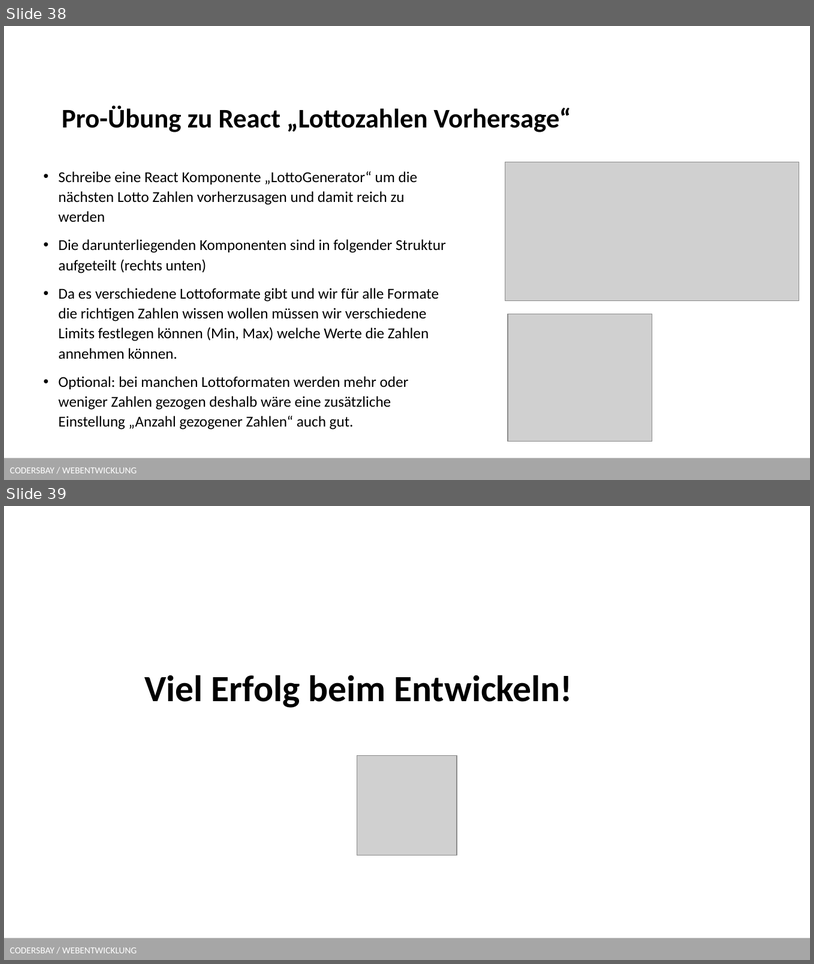
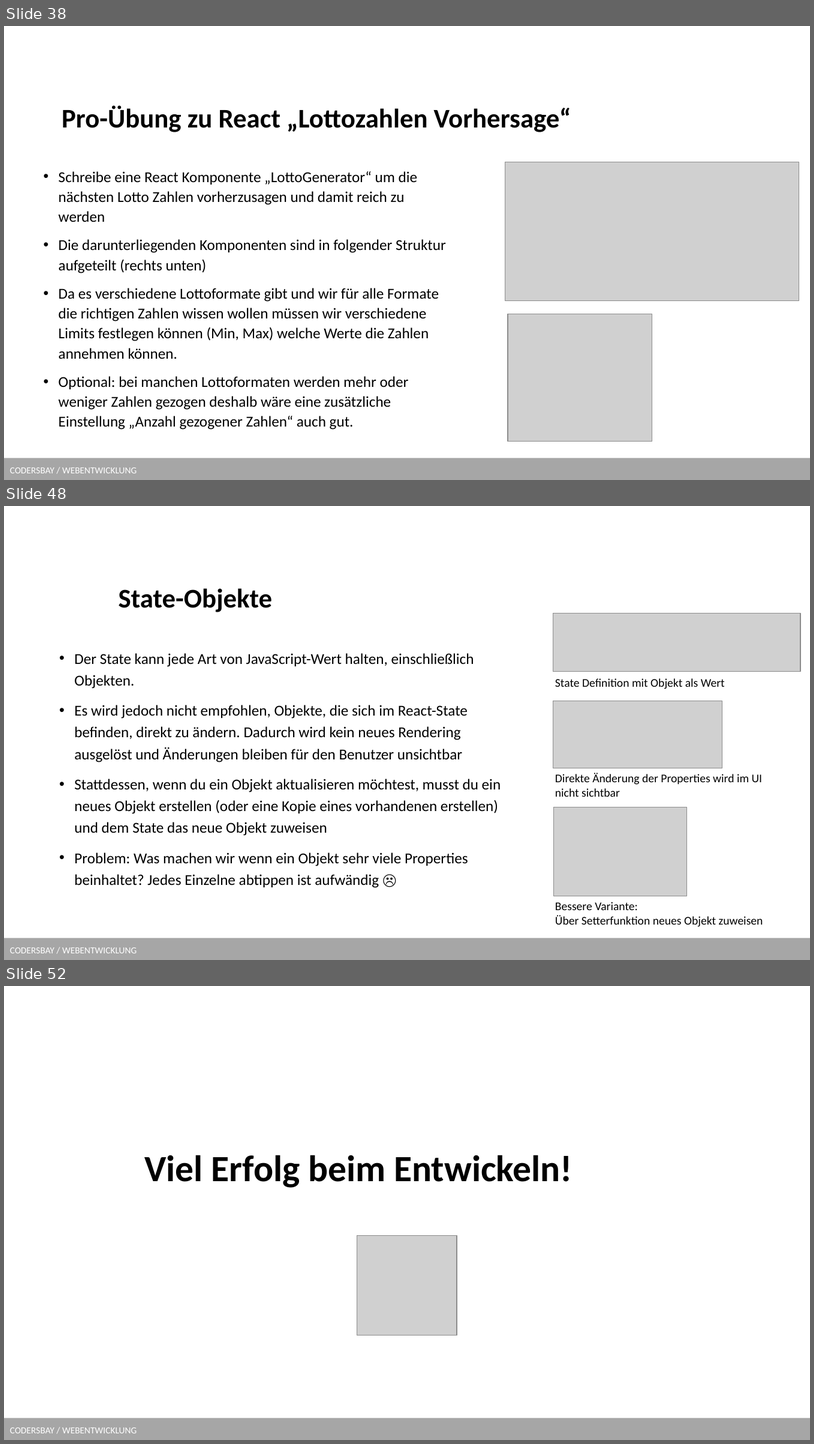
Before and after one commit to kodo89/Webentwicklung_23_24, a slide deck: 9. React/React.pptx. Shown one above the other, each under a label of ours: slides 38 and 39 before the commit, slides 38, 48 and 52 after it; the slides between them are not shown. The pictures are 814x964 and 814x1444 pixels, drawn with LibreOffice and Linux fonts; fonts in the diff are those of the drawing; grey boxes stand for pictures; background and template pictures are left out. Boxes give left, top, right and bottom in pixels: in the first picture for what was removed or moved away, otherwise in the second. Text is boxed around its words. In the diff, an @@ line names an element or a change of style, - is before the commit and + after.

```diff
--- a/9. React/React.pptx
+++ b/9. React/React.pptx
@@ slide 48 added at [4,506,810,960], background #FFFFFF; not listed: 1 template element that a slide beside it also shows @@
@@ title added at [119,588,272,612], 32 pt, text #000000, bold @@
+State-Objekte
@@ picture added at [554,613,801,671] @@
@@ text added at [74,653,501,888], 18 pt, text #000000 @@
+• Der State kann jede Art von JavaScript-Wert halten, einschließlich Objekten.
+• Es wird jedoch nicht empfohlen, Objekte, die sich im React-State befinden, direkt zu ändern. Dadurch wird kein neues Rendering ausgelöst und Änderungen bleiben für den Benutzer unsichtbar
+• Stattdessen, wenn du ein Objekt aktualisieren möchtest, musst du ein neues Objekt erstellen (oder eine Kopie eines vorhandenen erstellen) und dem State das neue Objekt zuweisen
+• Problem: Was machen wir wenn ein Objekt sehr viele Properties beinhaltet? Jedes Einzelne abtippen ist aufwändig ☹
@@ text added at [555,678,725,689], 14 pt, text #000000 @@
+State Definition mit Objekt als Wert
@@ picture added at [554,701,723,768] @@
@@ text added at [555,772,762,796], 14 pt, text #000000 @@
+Direkte Änderung der Properties wird im UI nicht sichtbar
@@ picture added at [554,807,687,895] @@
@@ text added at [555,901,764,927], 14 pt, text #000000 @@
+Bessere Variante:
+Über Setterfunktion neues Objekt zuweisen
@@ what was slide 39 is now slide 52 @@
```
Also in this commit, not shown: 2 slides changed, 12 other slides added.
